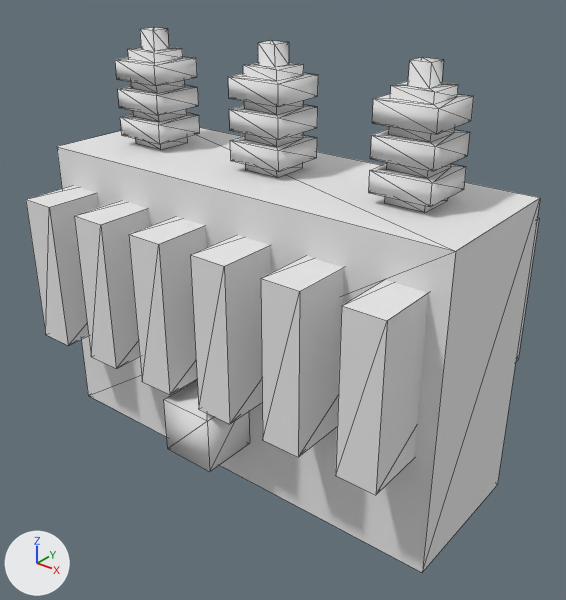
A saved change to the OBJ model src/main/resources/assets/hbm/models/network/transformer.obj.
One viewpoint serves both versions: a 50 mm camera at (2.99, -3.65, 3.39) aimed at (0.11, -0.04, 1.16). Lighting does not change. The marker at lower left points along +X, +Y and +Z. The older version comes first. Mesh edges are drawn as thin lines. Where no turn or scale is listed for an object, it has been applied to the vertices.

The older version as bpy lines, for what is in view:
```python
me_transformer = bpy.data.meshes.new('transformer')
me_transformer.from_pydata(...)  # 264 vertices, 470 faces; spans x -1.5..1.5, y -0.87..0.88, z 0.0..2.75
me_transformer.materials.append(mat_default_obj)  # white #e7e7e7
# before: 256 (0.19, -0.87, 0.69) at pixel (207, 421), 257 (-0.19, -0.87, 0.31) at pixel (167, 448), 258 (0.19, -0.87, 0.31) at pixel (209, 471), 260 (-0.19, -0.87, 0.69) at pixel (163, 399)
ob_transformer = bpy.data.objects.new('transformer', me_transformer)
ob_transformer.location = (0.0, 0.0, 0.0)
```
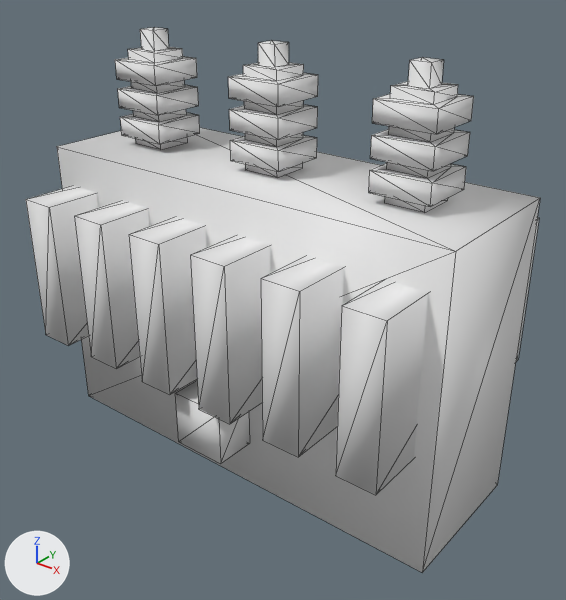
Where the change shows, as pixel boxes [x1, y1, x2, y2] in the pictures (566 x 600 px; the box of a moved part takes in the faces that stretch with it):
'transformer', reshaped, shading changed
    both: [26, 27, 540, 573]
part 1 of me_transformer, moved or reshaped
    before: [164, 381, 250, 471]
    after: [175, 381, 250, 464]
part 2 of me_transformer, shading changed
    both: [26, 72, 540, 573]

Edits to the bpy script that builds the scene:
```text
Change me_transformer:
    where me_transformer.from_pydata(...)  # 264 vertices, 470 faces; spans x -1.5..1.5, y -0.87..0.88, z 0.0..2.75
    used by ob_transformer; location = (0.0, 0.0, 0.0)
    me_transformer part 1
    add for i in [256, 257, 258, 260]: me_transformer.vertices[i].co += Vector((0.0, 0.1, 0.0))
    me_transformer part 2: edges marked sharp go from 84 to 0
```
